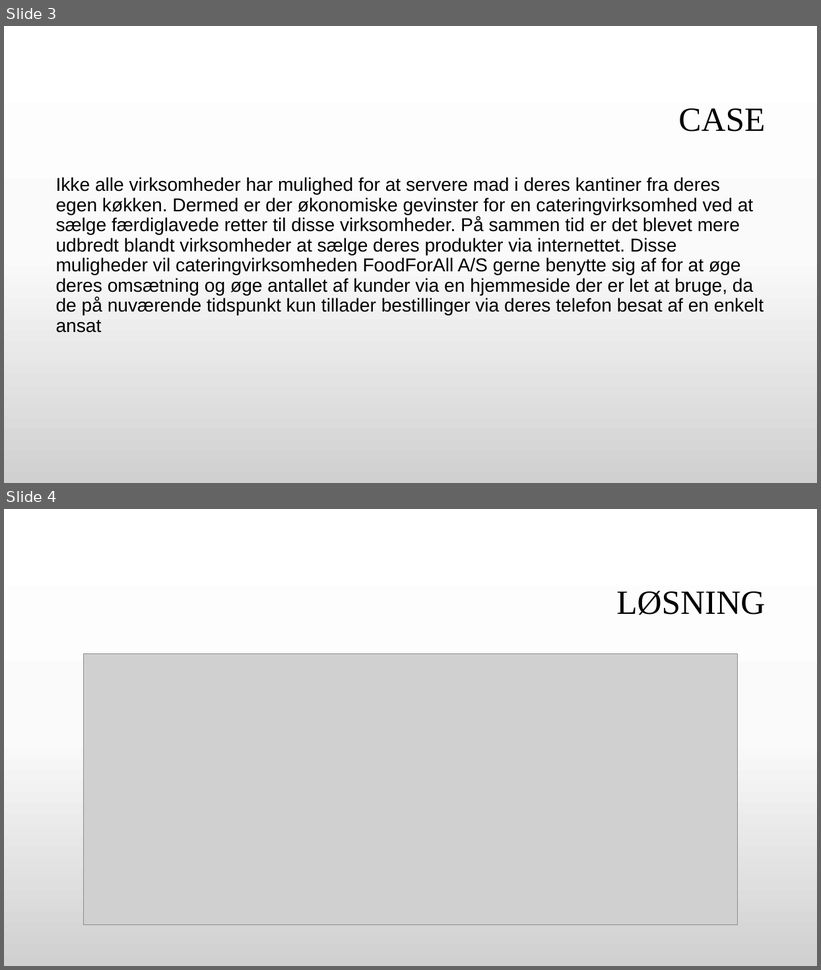
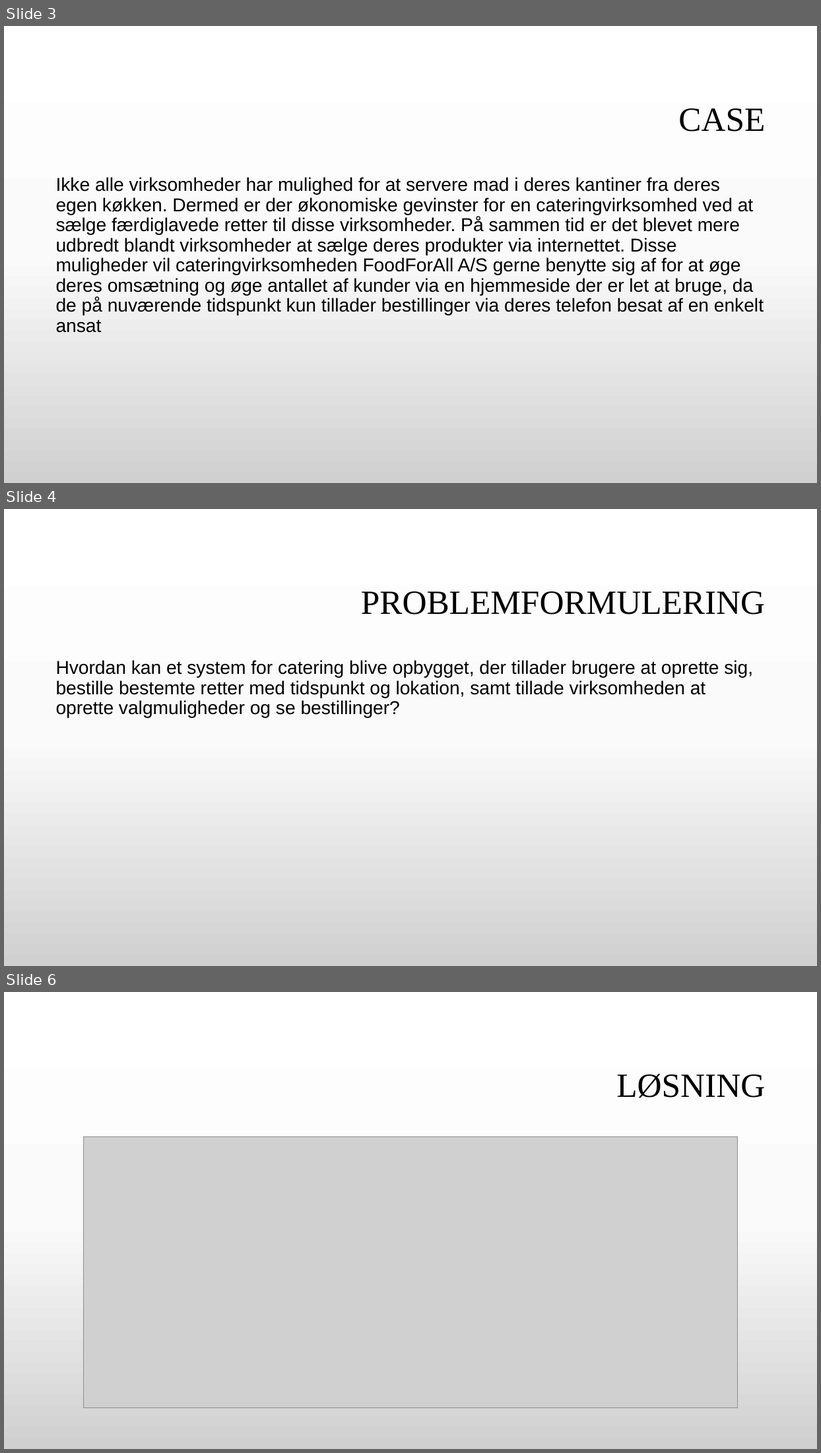
Before and after one commit to GitDeveloperBel/Kafka, a slide deck: presentation.pptx. Shown one above the other, each under a label of ours: slides 3 and 4 before the commit, slides 3, 4 and 6 after it; the slides between them are not shown. The pictures are 821x970 and 821x1453 pixels, drawn with LibreOffice and Linux fonts; fonts in the diff are those of the drawing; grey boxes stand for pictures; background and template pictures are left out. Boxes give left, top, right and bottom in pixels: in the first picture for what was removed or moved away, otherwise in the second. Text is boxed around its words. In the diff, an @@ line names an element or a change of style, - is before the commit and + after.

```diff
--- a/presentation.pptx
+++ b/presentation.pptx
@@ slide 4 added at (4, 509, 817, 966), background gradient #FFFFFF to #FBFBFB to #D1D1D1 @@
@@ title added at (361, 591, 765, 615), 40 pt, text #000000 @@
+PROBLEMFORMULERING
@@ text added at (56, 660, 753, 718), 22 pt, text #000000 @@
+Hvordan kan et system for catering blive opbygget, der tillader brugere at oprette sig, bestille bestemte retter med tidspunkt og lokation, samt tillade virksomheden at oprette valgmuligheder og se bestillinger?
@@ what was slide 4 is now slide 6 @@
```
Also in this commit, not shown: 7 slides changed, 11 other slides added, 2 slides removed, 9 other files.
